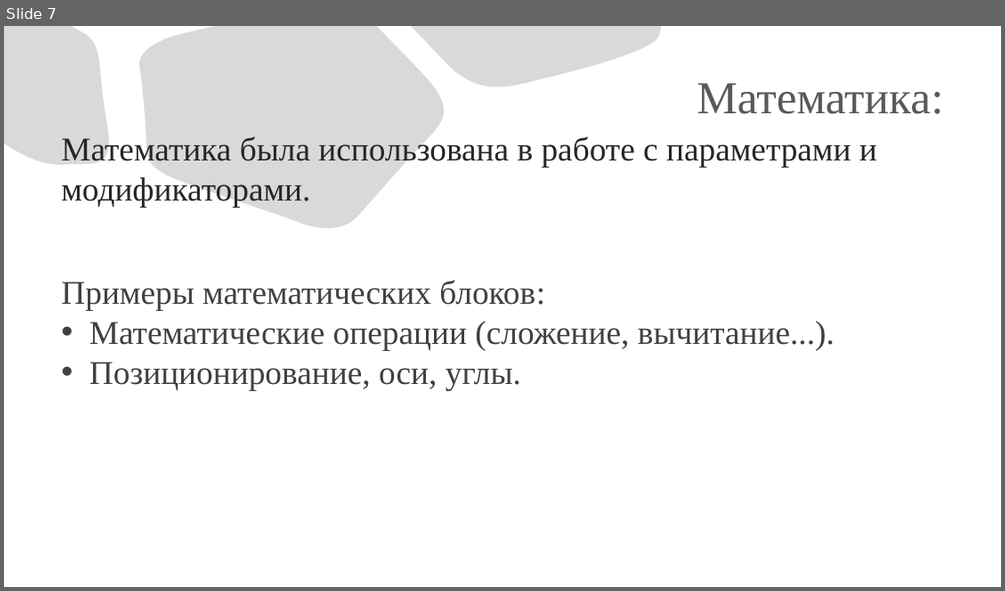
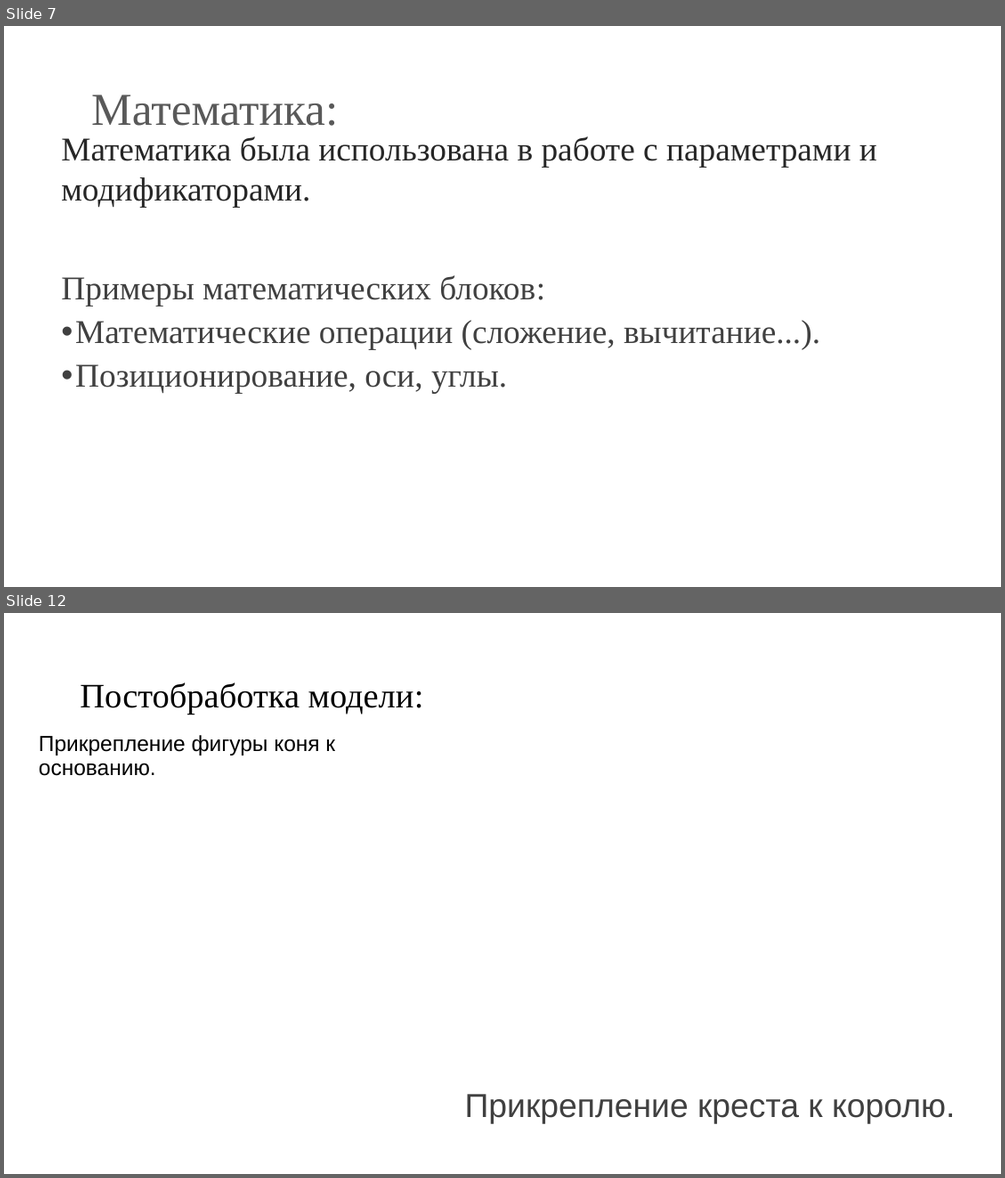
Before and after one commit to KuzovlevAnton/photos, a slide deck: Кузовлев Антон Презентация Шахматы.pptx. Shown one above the other, each under a label of ours: slide 7 before the commit, slides 7 and 12 after it; the slides between them are not shown. The pictures are 1005x591 and 1005x1178 pixels, drawn with LibreOffice and Linux fonts; fonts in the diff are those of the drawing. Boxes give left, top, right and bottom in pixels: in the first picture for what was removed or moved away, otherwise in the second. Text is boxed around its words. In the diff, an @@ line names an element or a change of style, - is before the commit and + after.

```diff
--- a/Кузовлев Антон Презентация Шахматы.pptx
+++ b/Кузовлев Антон Презентация Шахматы.pptx
@@ slide 12 added at (4, 613, 1001, 1174), background #FFFFFF @@
@@ title added at (80, 682, 424, 715), 33 pt, text #000000 @@
+Постобработка модели:
@@ text added at (39, 735, 335, 776), 21 pt, text #000000 @@
+Прикрепление фигуры коня к основанию.
@@ text added at (465, 1094, 955, 1124), 32 pt, text #404040 @@
+Прикрепление креста к королю.
@@ slide 7 changed as well @@
@@ freeform shape removed at (4, 26, 116, 174) @@
@@ freeform shape removed at (138, 26, 452, 239) @@
@@ freeform shape removed at (411, 26, 661, 99) @@
@@ title "Математика:": place and size @@
-title "Математика:" at (696, 83, 943, 114)
+title "Математика:" at (91, 95, 338, 126)
@@ title "Математика:" at (91, 95, 338, 126): alignment right to left; line spacing 1 to 0.9 @@
@@ text "Примеры математических блоков:" at (61, 275, 820, 393): line spacing 1 to 0.9; more space between paragraphs; indent changed @@
```
Also in this commit, not shown: 10 other slides changed, 1 slide removed.
